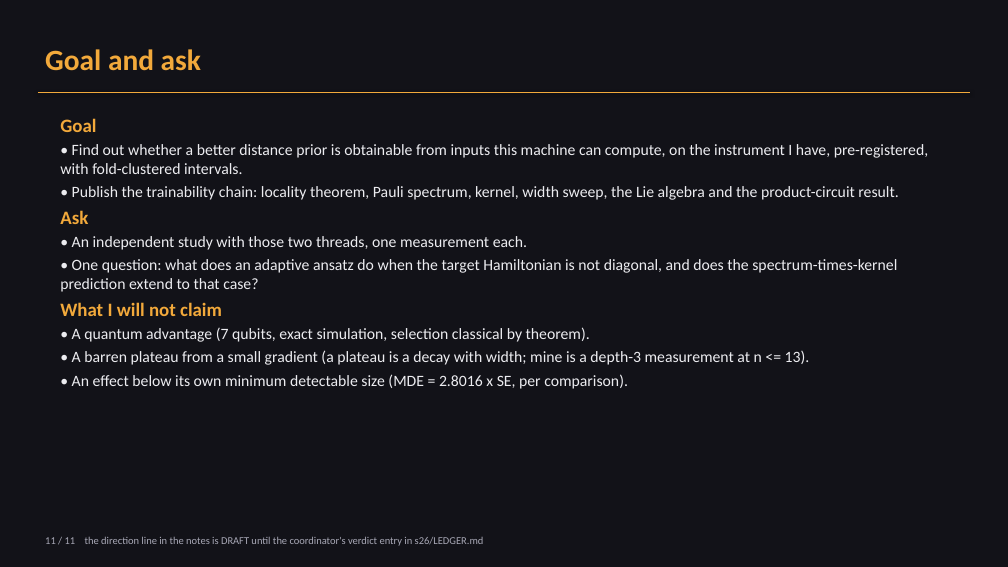
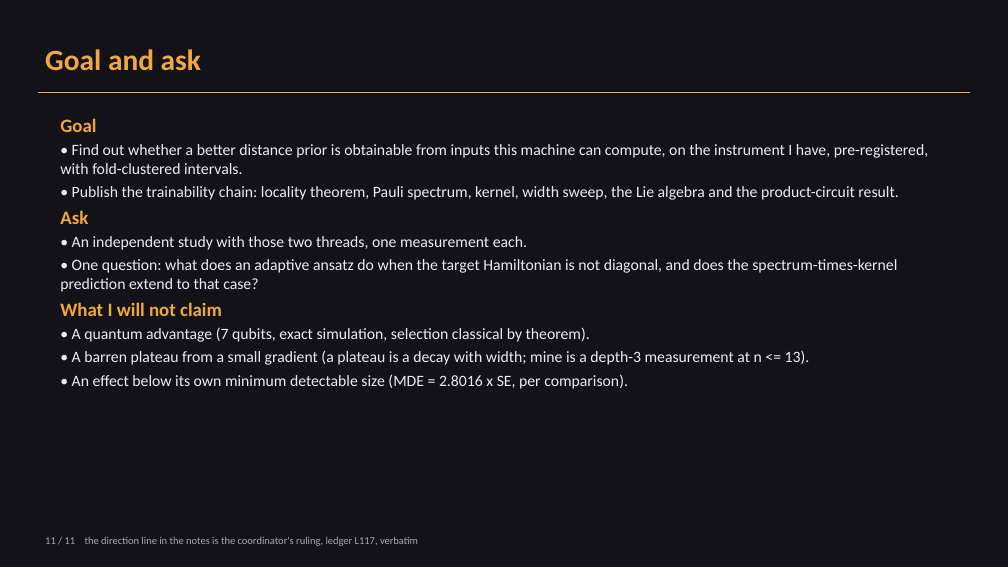
Before and after one commit to abe-narayan/cvar-vqe-protein-folding-v3, a slide deck: slide 11 of vqe_research_overview.pptx. Drawn at 1008x567 pixels with LibreOffice and Linux fonts; fonts in the diff are those of the drawing. Boxes give left, top, right and bottom in pixels: in the first picture for what was removed or moved away, otherwise in the second. Text is boxed around its words. In the diff, an @@ line names an element or a change of style, - is before the commit and + after.

```diff
--- a/vqe_research_overview.pptx
+++ b/vqe_research_overview.pptx
@@ text at box(45, 536, 418, 546): text changed @@
-11 / 11 the direction line in the notes is DRAFT until the coordinator's verdict entry in s26/LEDGER.md
+11 / 11 the direction line in the notes is the coordinator's ruling, ledger L117, verbatim
```
Also in this commit, not shown: 2 other slides changed, 12 other files.
